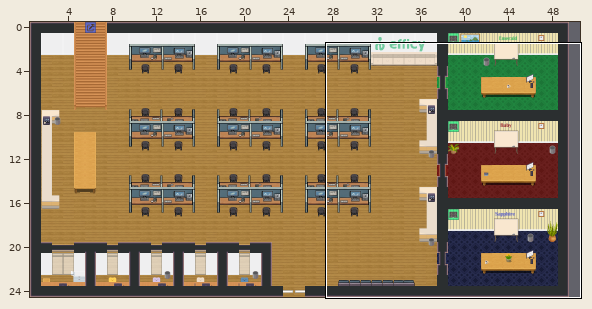
An edit to a level. Tiled map (JSON), office2.tmj. The picture above shows the old version from afar; the outline marks the close-up.
Close-up. Old version:
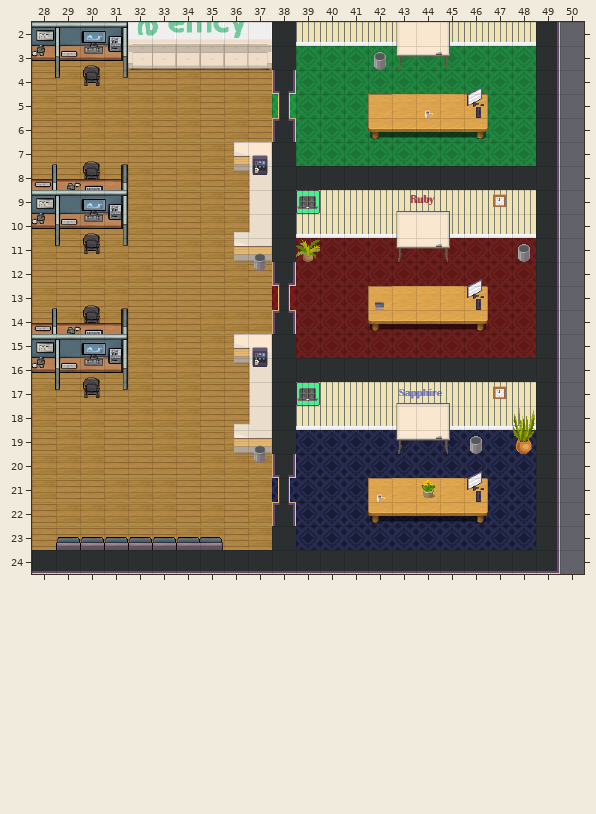
Cells are 32x32 px. Shown: x 28..50, y 2..24. The commit also changed other parts of the map, which this record leaves out. Tiles whose own drawing changed are shown in their newer look in all pictures.
New version:
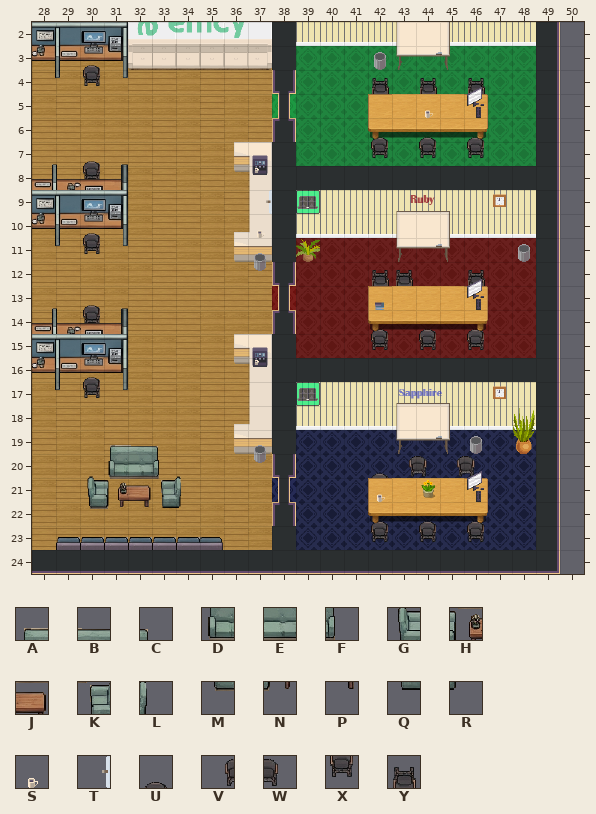
Key: from "Custom": A 221, B 222, C 223, D 327, E 328, F 329, G 432, H 433, J 434, K 435, L 436, M 538, N 539, P 540, Q 541, R 542; from "WA_Miscellaneous": S 59; from "WA_Other_Furniture": T 51 turned 270; from "WA_Tables": U 470, V 472, W 473, X 497, Y 497 turned 180.
_ is an empty cell.
From the commit log: custom furniture
Change:
Layer "furniture/Furniture Under":
Tile U is added in row 6 at x 42, 44 and 46; in row 14 at x 42, 44 and 46; in row 20 at x 42; in row 22 at x 42, 44 and 46.
Tile V is added in row 20 at x 43 and 45.
Tile W is added in row 20 at x 44 and 46.
Tile X is added in row 7 at x 42, 44 and 46; in row 15 at x 42, 44 and 46; in row 23 at x 42, 44 and 46.
Tile Y is added in row 4 at x 42, 44 and 46; in row 12 at x 42 to 43 and 46.
Layer "furniture/Furniture Above":
Tile A is added in row 19 at x 31.
Tile B is added in row 19 at x 32.
Tile C is added in row 19 at x 33.
Tile D is added in row 20 at x 31.
Tile E is added in row 20 at x 32.
Tile F is added in row 20 at x 33.
Tile G is added in row 21 at x 30.
Tile H is added in row 21 at x 31.
Tile J is added in row 21 at x 32.
Tile K is added in row 21 at x 33.
Tile L is added in row 21 at x 34.
Tile M is added in row 22 at x 30.
Tile N is added in row 22 at x 31.
Tile P is added in row 22 at x 32.
Tile Q is added in row 22 at x 33.
Tile R is added in row 22 at x 34.
Layer "above/Furniture above":
Tile S is added in row 10 at x 37.
Tile T is added in row 9 at x 37.
